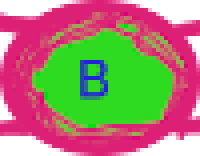
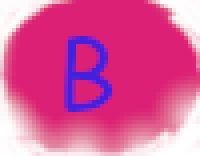
The second 200 × 156 image is a revision of the first. Changes to its layers:
removed layer "B" over (x1=80, y1=60, x2=108, y2=100)
renamed "Pasted Layer" to "bonus.png", painted on it over (x1=0, y1=0, x2=200, y2=156)
